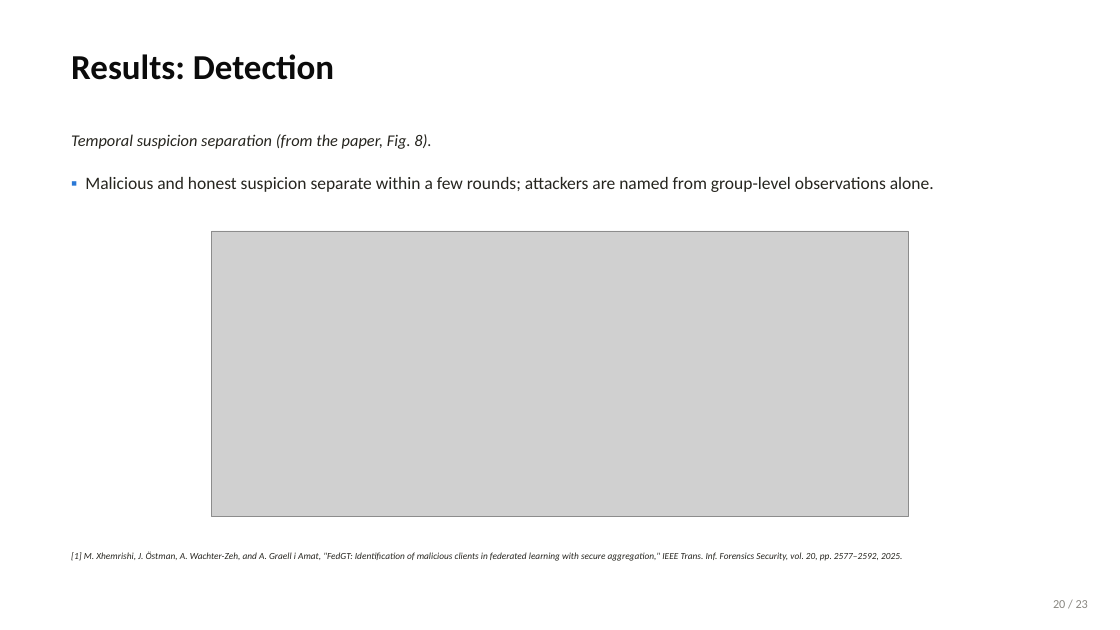
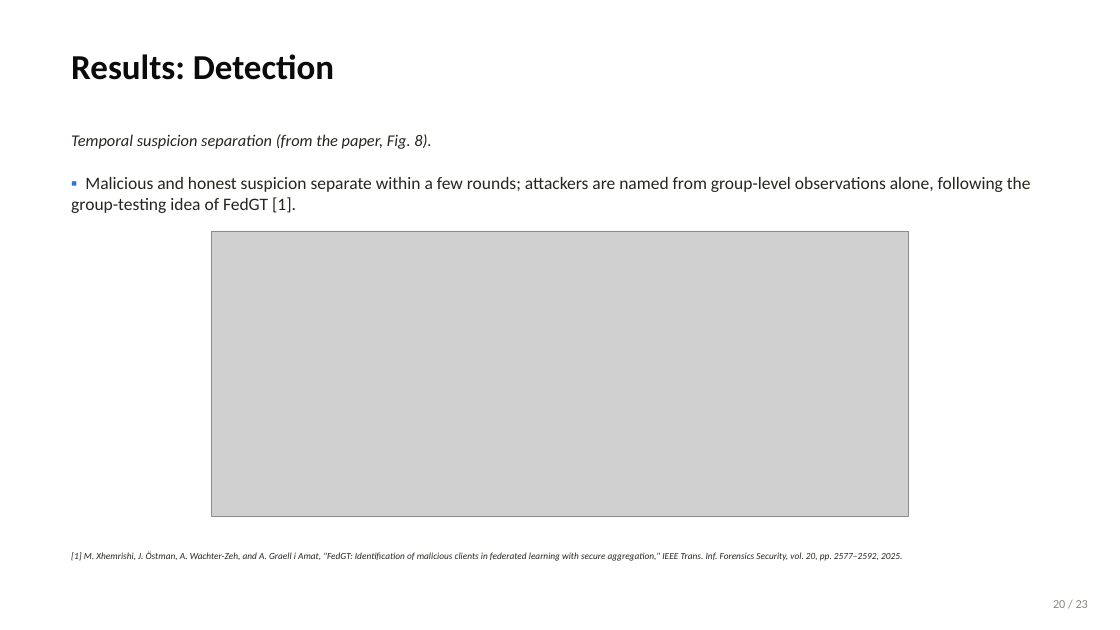
Before and after one commit to wshuv-o/cb-safe-draft, a slide deck: slide 21 of paper/cbsafe_deck.pptx. Drawn at 1120x630 pixels with LibreOffice and Linux fonts; fonts in the diff are those of the drawing; grey boxes stand for pictures. Boxes give left, top, right and bottom in pixels: in the first picture for what was removed or moved away, otherwise in the second. Text is boxed around its words. In the diff, an @@ line names an element or a change of style, - is before the commit and + after.

```diff
--- a/paper/cbsafe_deck.pptx
+++ b/paper/cbsafe_deck.pptx
@@ text at [71, 177, 1031, 213]: text changed @@
-▪ Malicious and honest suspicion separate within a few rounds; attackers are named from group-level observations alone.
+▪ Malicious and honest suspicion separate within a few rounds; attackers are named from group-level observations alone, following the group-testing idea of FedGT [1].
```
Also in this commit, not shown: 21 other slides changed, 23 other files.
